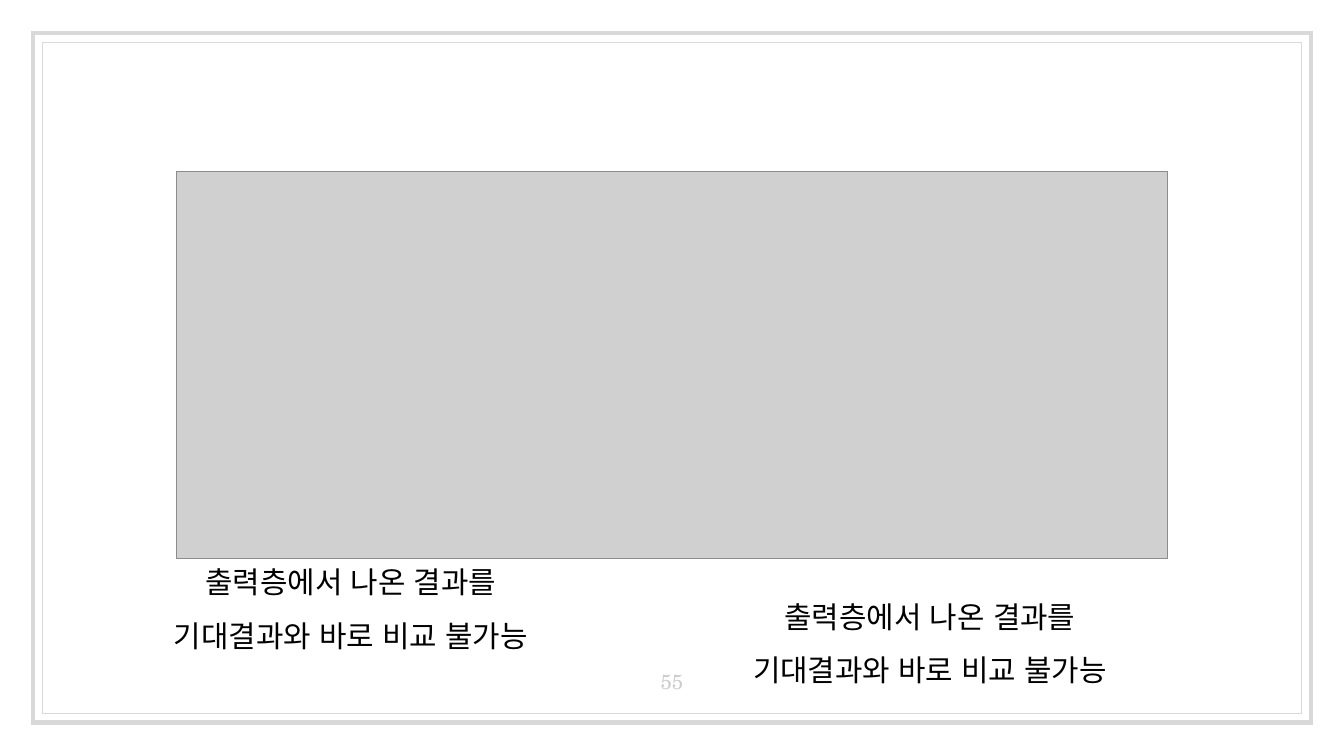
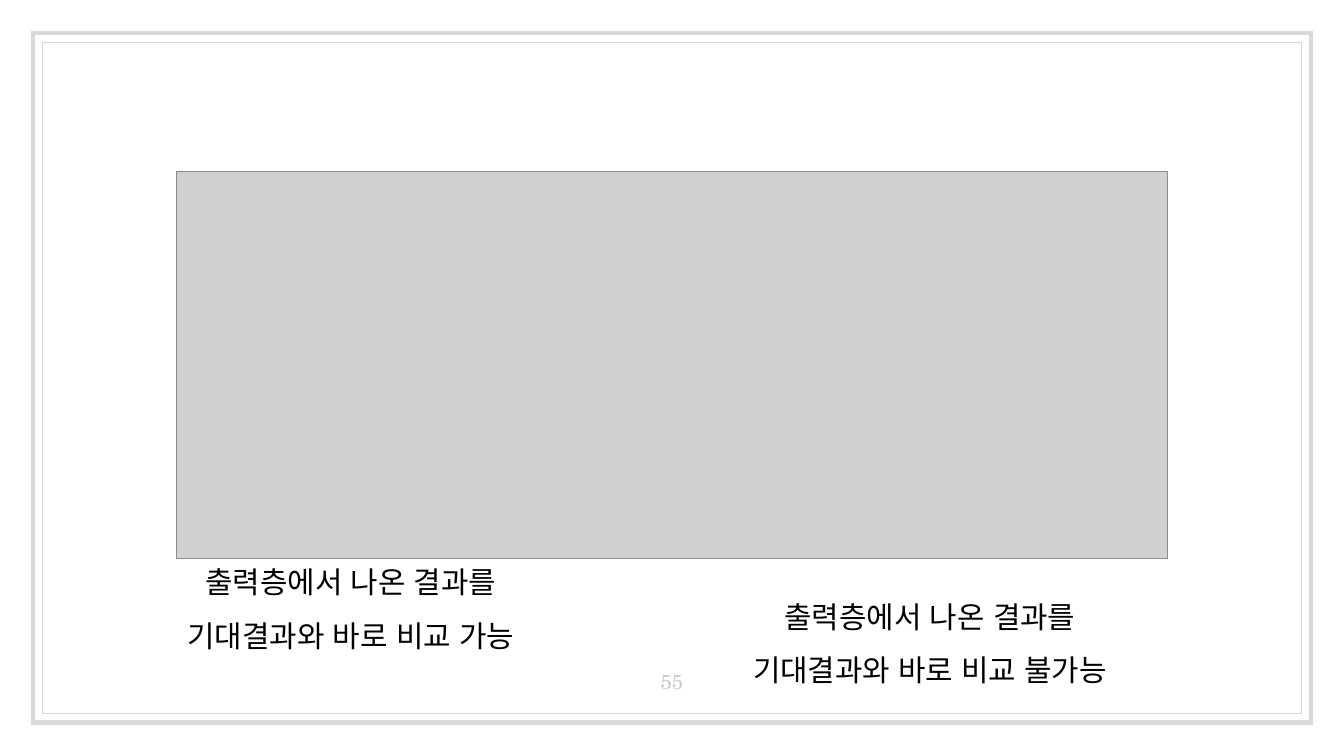
Before and after one commit to kangtegong-lectures/ai-class, a slide deck: slide 55 of 2일차/1027-1-학습의원리.pptx. Drawn at 1344x756 pixels with LibreOffice and Linux fonts; fonts in the diff are those of the drawing; grey boxes stand for pictures. Boxes give left, top, right and bottom in pixels: in the first picture for what was removed or moved away, otherwise in the second. Text is boxed around its words. In the diff, an @@ line names an element or a change of style, - is before the commit and + after.

```diff
--- a/2일차/1027-1-학습의원리.pptx
+++ b/2일차/1027-1-학습의원리.pptx
@@ title at (x1=188, y1=568, x2=514, y2=650): text changed @@
-출력층에서 나온 결과를
-기대결과와 바로 비교 불가능
+출력층에서 나온 결과를
+기대결과와 바로 비교 가능
```
Also in this commit, not shown: 3 other slides changed, 1 slide added, 1 slide removed, 1 other file.
